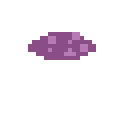
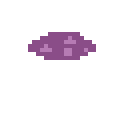
The second (128, 128) image is a revision of the first. Changes to its layers:
showed "Layer 8" over [40, 32, 88, 56]
hid "Layer 5" over [40, 32, 88, 56]
